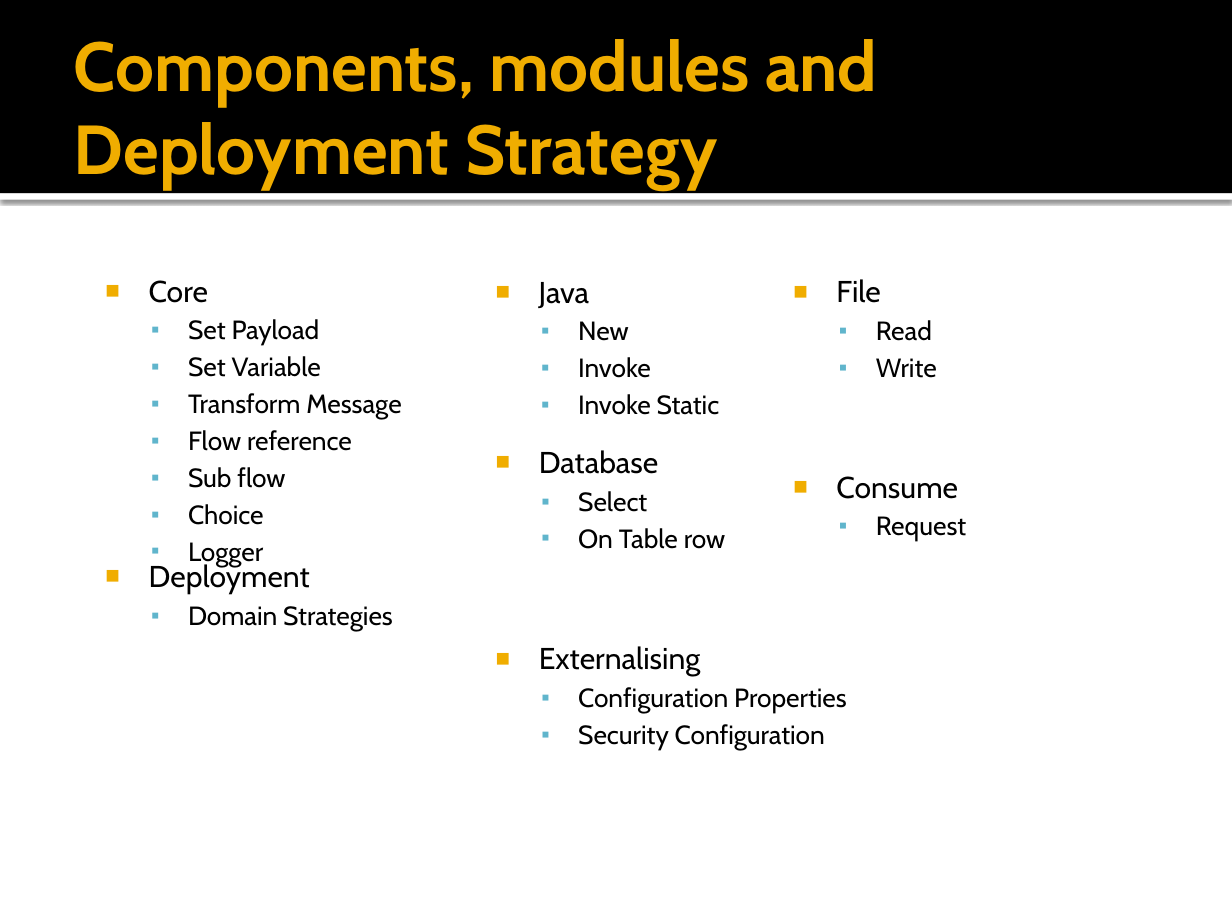
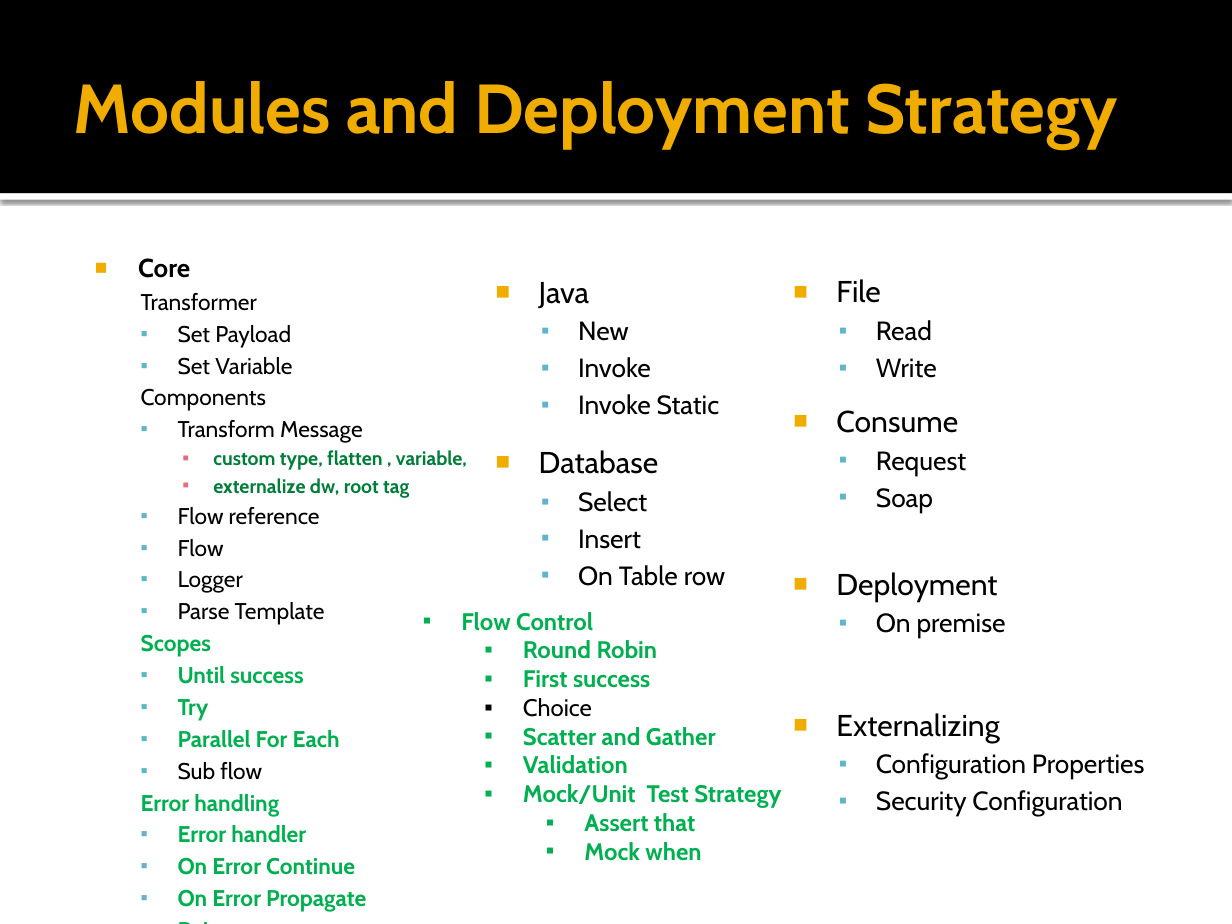
Before and after one commit to preciouspearlsano/mas-aml-check, a slide deck: slide 7 of amlcheck-docs/AML Check API.pptx. Drawn at 1232x924 pixels with LibreOffice and Linux fonts; fonts in the diff are those of the drawing. Boxes give left, top, right and bottom in pixels: in the first picture for what was removed or moved away, otherwise in the second. Text is boxed around its words. In the diff, an @@ line names an element or a change of style, - is before the commit and + after.

Commit message:
working for presentation.

```diff
--- a/amlcheck-docs/AML Check API.pptx
+++ b/amlcheck-docs/AML Check API.pptx
@@ title at bbox=[74, 81, 1117, 148]: text changed @@
-Components, modules and Deployment Strategy
+Modules and Deployment Strategy
@@ text "Core": place and size @@
-text "Core" at bbox=[149, 280, 401, 525]
+text "Core" at bbox=[138, 258, 467, 912]
@@ text at bbox=[138, 258, 363, 780]: size 17.6 to 15.2 pt, bold on in "Core"; size 15.4 to 13.3 pt in "Set Payload", "Set Variable", "Transform Message", "Flow reference" and 1 more places @@
@@ text at bbox=[141, 293, 257, 311]: paragraph added @@
+  Transformer
@@ text at bbox=[141, 388, 266, 411]: paragraph added @@
+  Components
@@ text "Consume": place and size @@
-text "Consume" at bbox=[836, 476, 966, 541]
+text "Consume" at bbox=[836, 410, 966, 513]
@@ text at bbox=[213, 450, 467, 498]: paragraphs added @@
+    ▪ custom type, flatten , variable,
+    ▪ externalize dw, root tag
@@ text at bbox=[876, 488, 933, 513]: paragraph added @@
+  ▪ Soap
@@ text at bbox=[141, 539, 340, 748]: paragraphs added @@
+  ▪ Flow
+  ▪ Logger
+  ▪ Parse Template
+  Scopes
+  ▪ Until success
+  ▪ Try
+  ▪ Parallel For Each
@@ text at bbox=[578, 529, 641, 549]: paragraph added @@
+  ▪ Insert
@@ text "Deployment": place and size @@
-text "Deployment" at bbox=[188, 606, 393, 631]
+text "Deployment" at bbox=[836, 572, 1006, 638]
@@ text added at bbox=[461, 612, 781, 861], 14 pt, text #00B050, bold @@
+▪ Flow Control
+  ▪ Round Robin
+  ▪ First success
+  ▪ Choice
+  ▪ Scatter and Gather
+  ▪ Validation
+  ▪ Mock/Unit Test Strategy
+    ▪ Assert that
+    ▪ Mock when
@@ text at bbox=[876, 613, 1006, 638]: text changed @@
-  ▪ Domain Strategies
+  ▪ On premise
@@ text "Externalizing": place and size @@
-text "Externalizing" at bbox=[539, 646, 847, 750]
+text "Externalizing" at bbox=[836, 713, 1145, 816]
@@ text at bbox=[836, 713, 999, 743]: text changed @@
-■ Externalising
+■ Externalizing
@@ text at bbox=[141, 794, 366, 912]: text changed; size 15.4 to 13.3 pt; text colour #000000 to #00B050; bold on @@
-  ▪ Choice
-  ▪ Logger
+  Error handling
+  ▪ Error handler
+  ▪ On Error Continue
+  ▪ On Error Propagate
+  ▪ Raise error
+  ▪ Try Catch
```
Also in this commit, not shown: 2 other slides changed, 47 other files.
